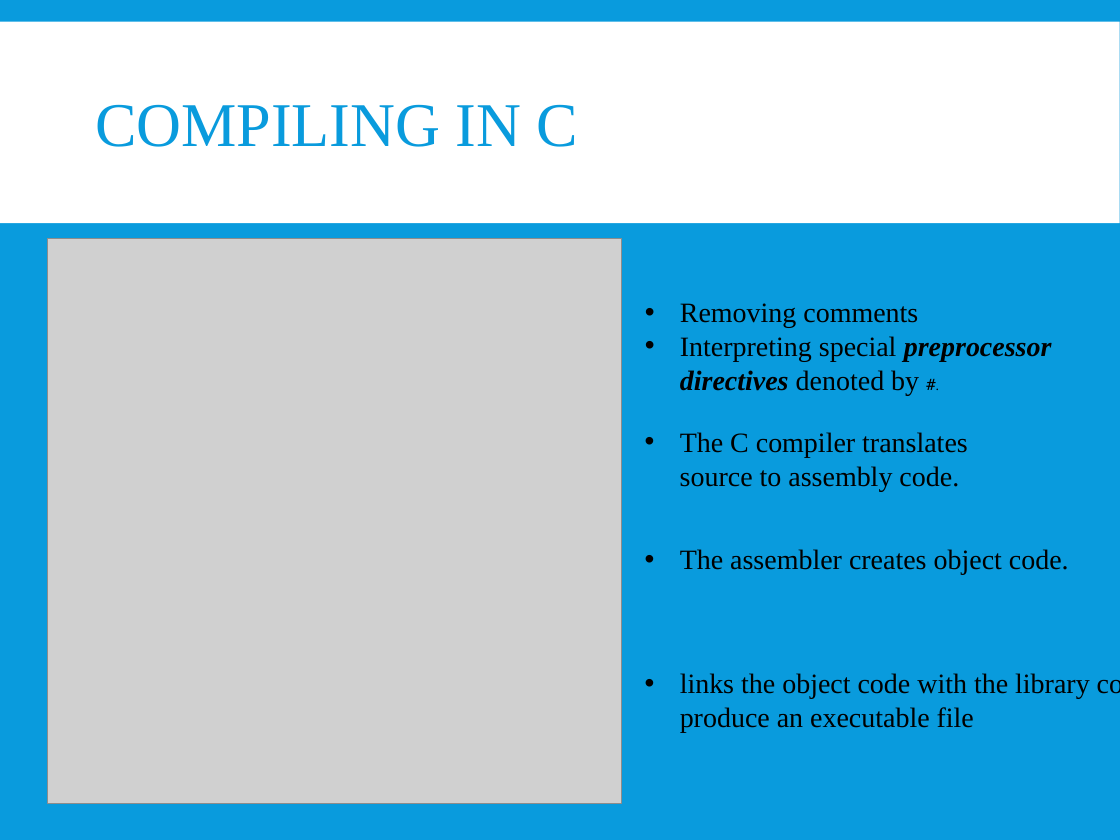
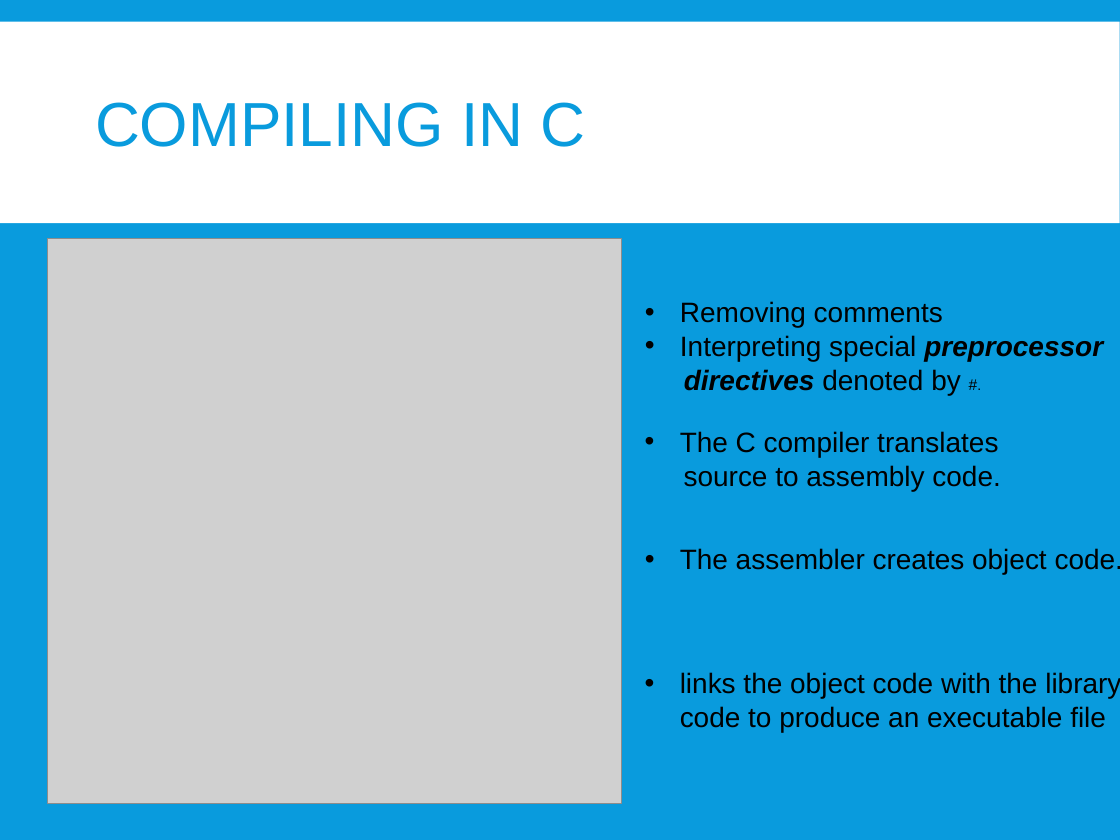
Before and after one commit to tiendatdk3493/code, a slide deck: slide 3 of C Language.pptx. Drawn at 1120x840 pixels with LibreOffice and Linux fonts; fonts in the diff are those of the drawing; grey boxes stand for pictures. Boxes give left, top, right and bottom in pixels: in the first picture for what was removed or moved away, otherwise in the second. Text is boxed around its words. In the diff, an @@ line names an element or a change of style, - is before the commit and + after.

```diff
--- a/C Language.pptx
+++ b/C Language.pptx
@@ text "Removing comments" at (680, 301, 1103, 395): font Times New Roman to Arial; font DejaVu Sans Mono to Arial in "#." @@
@@ font Times New Roman to Arial in 4 elements at (95, 102, 585, 147), (680, 431, 1000, 491), (680, 672, 1120, 732), (680, 548, 1120, 574) @@
```
Also in this commit, not shown: 3 other slides changed, 8 slides added.
